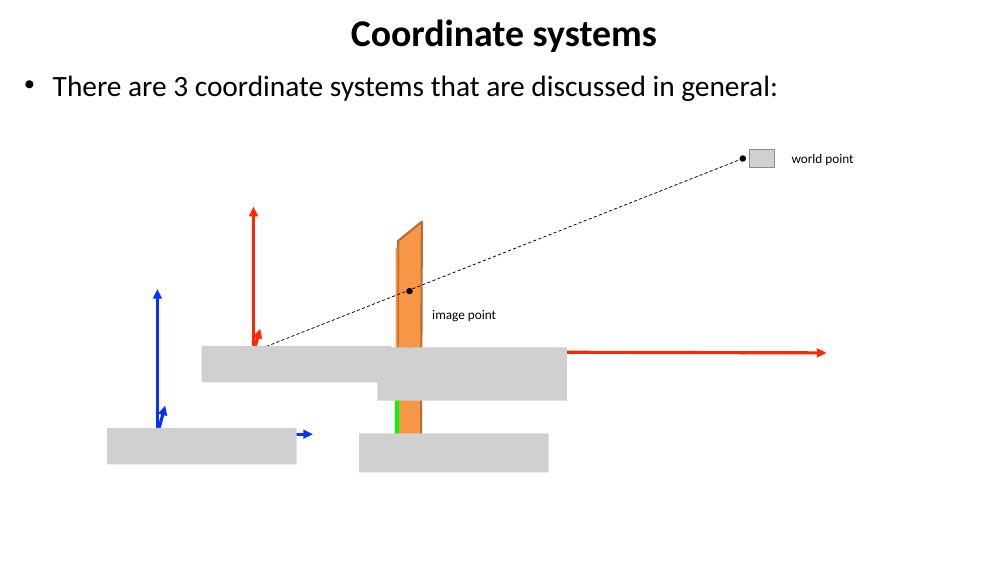
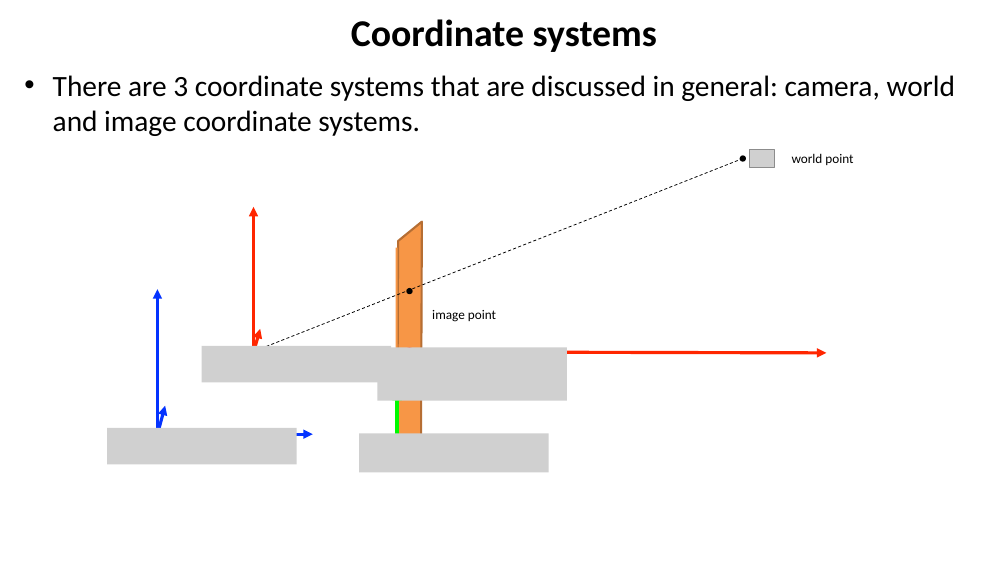
Before and after one commit to YoniChechik/AI_is_Math, a slide deck: slide 9 of c_07_camera_calibration/camera_calibration.pptx. Drawn at 1008x567 pixels with LibreOffice and Linux fonts; fonts in the diff are those of the drawing; grey boxes stand for pictures; background and template pictures are left out. Boxes give left, top, right and bottom in pixels: in the first picture for what was removed or moved away, otherwise in the second. Text is boxed around its words. In the diff, an @@ line names an element or a change of style, - is before the commit and + after.

```diff
--- a/c_07_camera_calibration/camera_calibration.pptx
+++ b/c_07_camera_calibration/camera_calibration.pptx
@@ text at bbox=[53, 75, 956, 136]: text changed @@
-• There are 3 coordinate systems that are discussed in general:
+• There are 3 coordinate systems that are discussed in general: camera, world and image coordinate systems.
```
Also in this commit, not shown: 1 other slide changed, 1 slide added, 6 other files.
